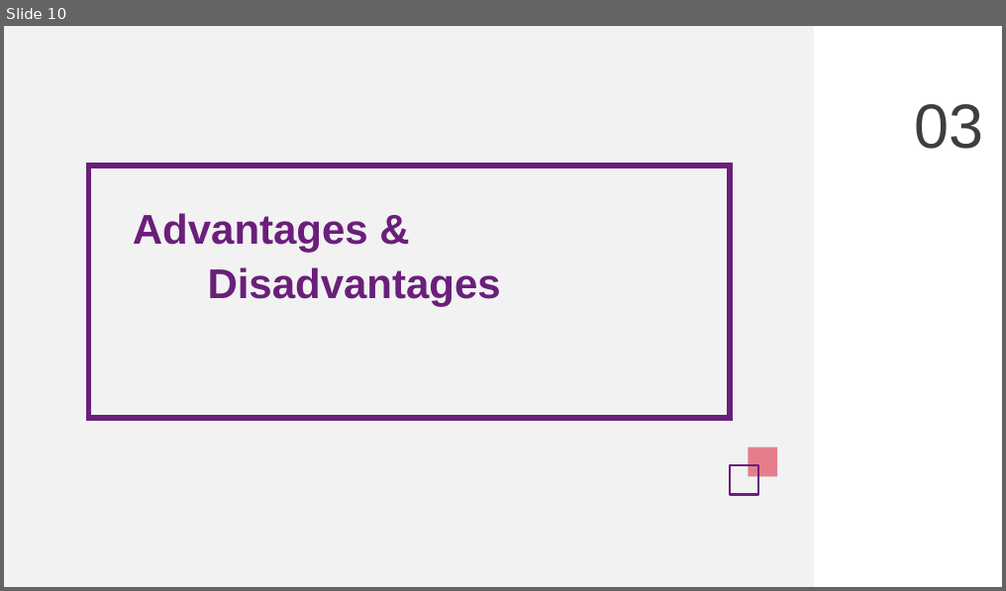
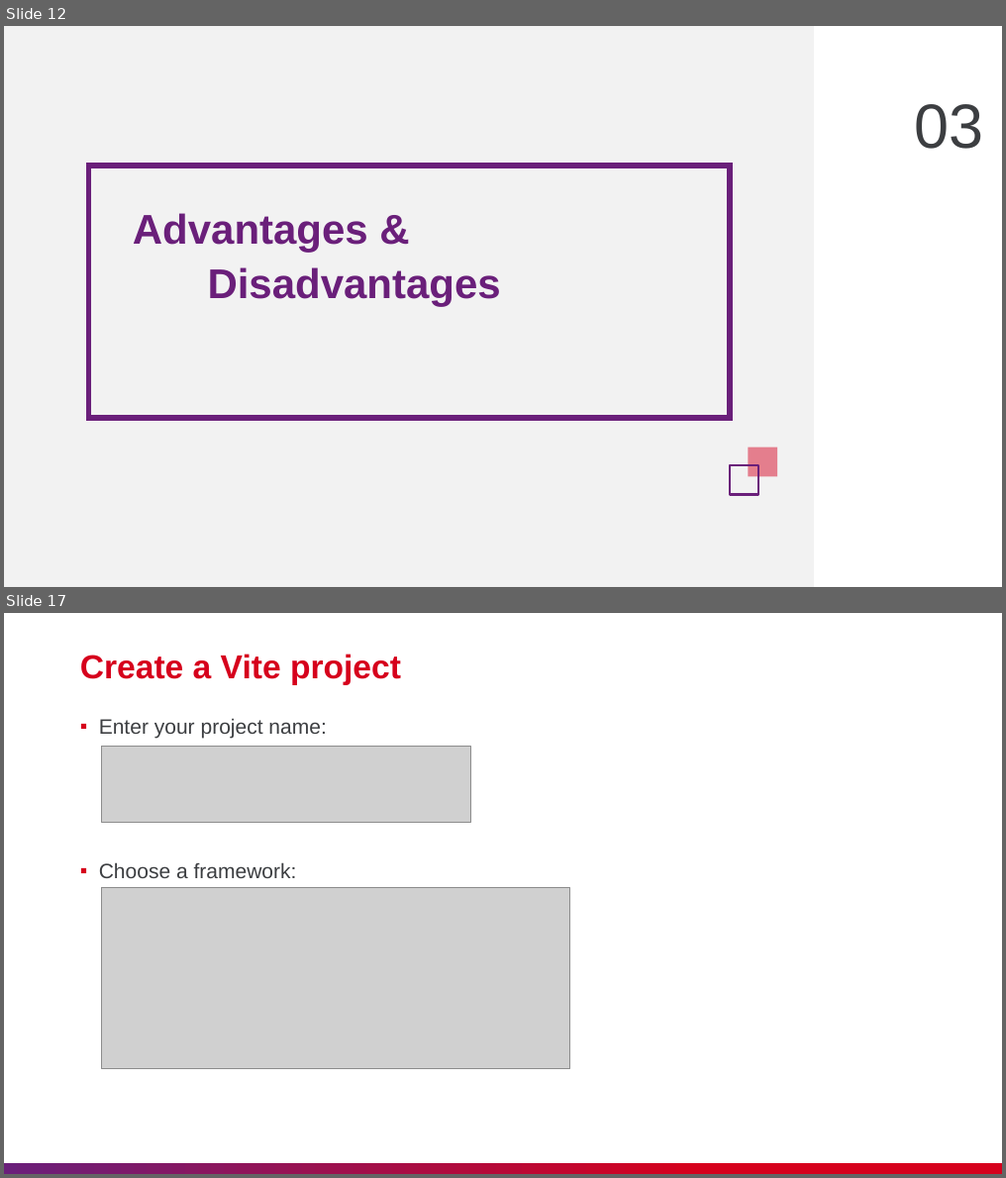
Before and after one commit to nashtech-garage/nodejs-vite-js_load_test, a slide deck: vite/slide/NT_Vitejs.pptx. Shown one above the other, each under a label of ours: slide 10 before the commit, slides 12 and 17 after it; the slides between them are not shown. The pictures are 1006x591 and 1006x1178 pixels, drawn with LibreOffice and Linux fonts; fonts in the diff are those of the drawing; grey boxes stand for pictures. Boxes give left, top, right and bottom in pixels: in the first picture for what was removed or moved away, otherwise in the second. Text is boxed around its words. In the diff, an @@ line names an element or a change of style, - is before the commit and + after.

```diff
--- a/vite/slide/NT_Vitejs.pptx
+++ b/vite/slide/NT_Vitejs.pptx
@@ slide 17 added at (x1=4, y1=613, x2=1002, y2=1174), background #FFFFFF @@
@@ title added at (x1=80, y1=654, x2=401, y2=685), 32 pt, text #D6001C, bold @@
+Create a Vite project
@@ text added at (x1=99, y1=718, x2=326, y2=878), 20 pt, text #3C3E41 @@
+▪ Enter your project name:
+▪ Choose a framework:
@@ picture added at (x1=101, y1=747, x2=471, y2=822) @@
@@ picture added at (x1=101, y1=888, x2=570, y2=1069) @@
@@ rectangle added at (x1=4, y1=1163, x2=1002, y2=1174), fill gradient #6A1F7A to #D6001C @@
@@ what was slide 10 is now slide 12 @@
```
Also in this commit, not shown: 1 slide changed, 10 other slides added, 4 other files.
